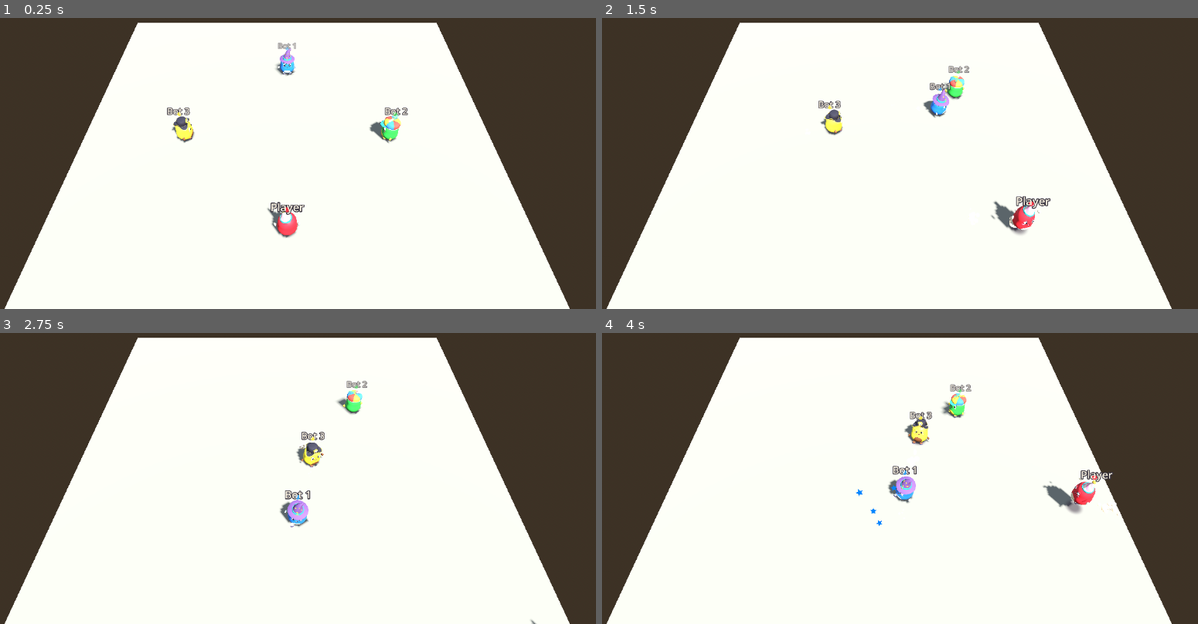
Above: before the commit, frames 1-4 (two rows, left to right).
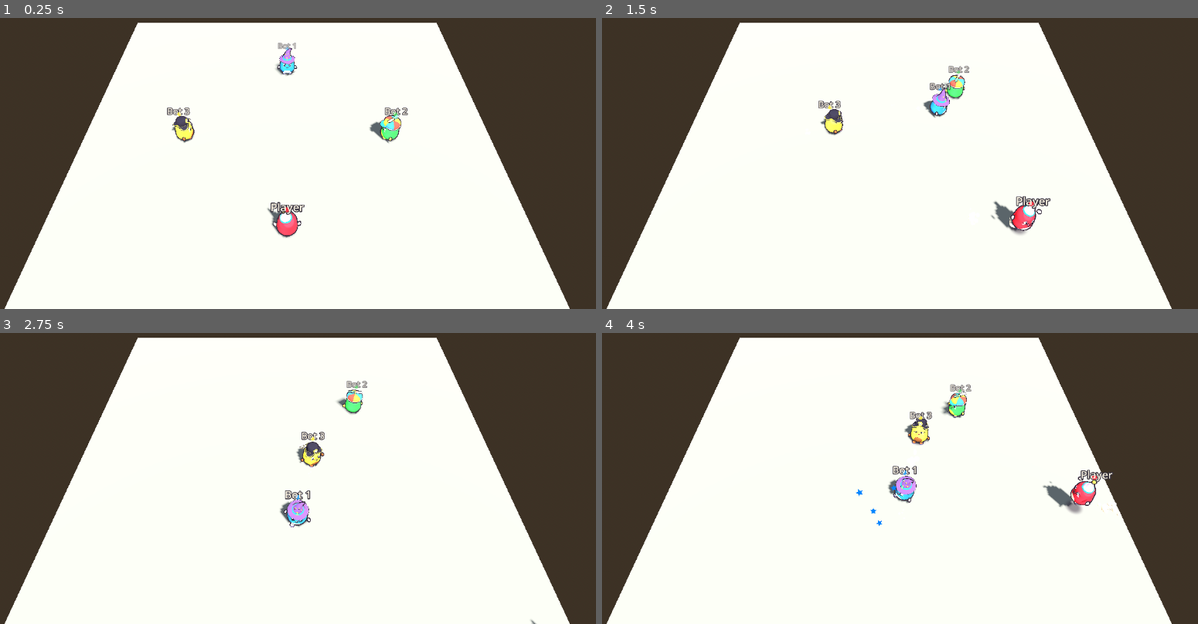
Above: after the commit, the same moments.

Repository: BlackFlow-DK/minigame-mansion
Game: Godot game, scene res://dev/sandbox.tscn
The game is run twice, just before and just after one commit, with the same random seed, the same clock (stepped at 60 frames per second) and the same inputs.
Inputs (mouse positions are in pixels of both pictures, inside the frame that each line leads up to):
- Up to frame 1 (0.25 s): no input
- Up to frame 2 (1.5 s): tap Enter at 0.5 s; move the mouse to (1025, 116) at 0.52 s; hold D (move_right) 0.53-1.28 s; hold E (action) 0.53-1.28 s; click (1025, 116) at 0.67 s; tap Space (jump) at 0.77, 0.8, 1.07, 1.35 s; move the mouse to (762, 151) at 1.27 s; hold S (move_back) from 1.28 s (still down)
- Up to frame 3 (2.75 s): tap Space (jump) at 1.52, 1.82, 2.3 s; tap E (action) at 1.55 s; move the mouse to (351, 373) at 2.02 s; release S (move_back) at 2.03 s; hold D (move_right) from 2.03 s (still down); hold E (action) from 2.03 s (still down)
- Up to frame 4 (4 s): move the mouse to (858, 519) at 2.77 s; release D (move_right) at 2.78 s; release E (action) at 2.78 s; hold W (move_forward) 2.78-3.53 s; tap Tab at 2.85 s; click (858, 519) at 2.92 s; tap Space (jump) at 3.02, 3.32, 3.77, 3.8 s; tap E (action) at 3.05 s; move the mouse to (1072, 501) at 3.52 s; hold A (move_left) from 3.53 s (still down); hold E (action) from 3.53 s (still down)

The runs differ from the first frame. In frame 1, 0.4% of the frame differs, in the area x 28-68%, y 10-76%; in frame 2, 0.5%; in frame 3, 0.3%; in frame 4, 0.5%, in the area x 48-84%, y 20-60%.

Commit message:
Visuals: hand colouring to cosmetics, toon look, dressed pop copy
Removes the tint stopgap; the blob gets the house toon at spawn through
BlobToon (shared Look toon materials per source material), and the cosmetics
component re-applies it after every Cosmetics.apply so tinted surfaces and
new items stay toon. The elimination pop copy is a plain node copy, keeping
tint, toon and worn items. Showcase uses StageLook and dresses the hero.

Co-Authored-By: Claude Opus 5.5 <noreply@anthropic.com>

Diff:
--- a/game/player/anim/blob_rig.gd
+++ b/game/player/anim/blob_rig.gd
@@ -86,16 +86,6 @@
 	return rest.get(part, Vector3.ZERO)
 
 
-## Every MeshInstance3D of the blob itself (not items attached to sockets later).
-func meshes() -> Array[MeshInstance3D]:
-	var out: Array[MeshInstance3D] = []
-	for child in root.get_children():
-		var mi := child as MeshInstance3D
-		if mi and mi.mesh:
-			out.append(mi)
-	return out
-
-
 func _part(n: StringName) -> Node3D:
 	var node := root.get_node_or_null(NodePath(String(n))) as Node3D
 	if node == null:
--- /dev/null
+++ b/game/player/anim/blob_toon.gd
@@ -0,0 +1,59 @@
+class_name BlobToon
+extends RefCounted
+## The house toon look (Look.toon_from) for a blob model and whatever it wears, with one shared
+## toon material per source material instead of a fresh copy per player.
+##
+## Why shared: every blob wearing the same colour/item shows the same material anyway, and a
+## per-instance material that dies together with its MeshInstance3D makes Godot's headless
+## (dummy) renderer print `Parameter "material" is null` when the player is freed. Cached
+## materials outlive the nodes, so that never happens, and 8 players cost no extra materials.
+## Materials are never mutated here or afterwards; a new look means a new cached entry.
+##
+## Callers: the visuals component when it instances the blob, and the cosmetics component after
+## every `Cosmetics.apply` (which swaps in plain tinted materials and plain item meshes).
+
+## Source material -> its toon version (holds both, so neither is freed while cached).
+static var _cache: Dictionary = {}
+
+
+## Gives every MeshInstance3D under `root` (root included) the toon look, reusing cached
+## toon materials. Idempotent: surfaces that are already toon are left alone.
+## Returns the number of surfaces changed.
+static func apply(root: Node3D, outline: bool = true) -> int:
+	if root == null:
+		return 0
+	var meshes: Array[Node] = root.find_children("*", "MeshInstance3D", true, false)
+	if root is MeshInstance3D:
+		meshes.append(root)
+	var changed := 0
+	for node in meshes:
+		var mi := node as MeshInstance3D
+		if mi.mesh == null:
+			continue
+		if mi.material_override:
+			var m := toon_of(mi.material_override, outline)
+			if m != mi.material_override:
+				mi.material_override = m
+				changed += 1
+			continue
+		for s in mi.mesh.get_surface_count():
+			var src := mi.get_active_material(s)
+			if src == null:
+				continue
+			var m := toon_of(src, outline)
+			if m != src:
+				mi.set_surface_override_material(s, m)
+				changed += 1
+	return changed
+
+
+## The shared toon version of `src` (`src` itself if it already is toon or must stay as is).
+static func toon_of(src: Material, outline: bool = true) -> Material:
+	if src.has_meta(Look.TOON_META):
+		return src
+	var key := [src, outline]
+	var cached: Material = _cache.get(key)
+	if cached == null:
+		cached = Look.toon_from(src, outline)
+		_cache[key] = cached
+	return cached
--- a/game/player/components/cosmetics.gd
+++ b/game/player/components/cosmetics.gd
@@ -53,3 +53,6 @@
 	var cosmetics := get_node_or_null(^"/root/Cosmetics")
 	if cosmetics != null:
 		cosmetics.call(&"apply", root, player.loadout)
+	# Tinted copies and fresh items are plain materials: give them the house toon look again
+	# (idempotent and shared per material; untouched surfaces keep the toon from the visuals).
+	BlobToon.apply(root)
--- a/game/player/components/visuals.gd
+++ b/game/player/components/visuals.gd
@@ -4,7 +4,7 @@
 ## in code, on every peer. Owner: character animator.
 ##
 ## It only READS replicated state (global position -> a velocity estimate, `facing`, `alive`,
-## `slot`, `loadout`) and LISTENS to the player events (jumped, landed, shove_started,
+## `slot`) and LISTENS to the player events (jumped, landed, shove_started,
 ## shove_hit, got_hit, stunned, eliminated, respawned). It never writes gameplay state and
 ## ignores `intent`, so a remote copy animates exactly like the authority's.
 ##
@@ -18,22 +18,23 @@
 ## (landing squash, shove, hit, stun, pop-in) -> emotes. The face eases between
 ## BlobExpressions presets, blinks, and glances around or at the nearest other player.
 ##
+## Materials: this component never colours the blob. It gives the model the house toon look
+## once when it instances it (`BlobToon.apply`: shared Look toon materials); the cosmetics
+## component tints the player materials, attaches items under the sockets and re-applies the
+## toon to what it changed.
+## Nothing here writes a material or touches the `Cosmetic_*` items; a flash effect, if one is
+## ever added, must go through `material_overlay`.
+##
 ## Public API (other systems):
 ##   get_model_root() -> Node3D           the blob.glb instance. Sockets HatSocket, FaceSocket,
 ##                                        NeckSocket, BackSocket and the PlayerPrimary /
 ##                                        PlayerSecondary materials live under it and stay put.
-##   apply_tint(primary, secondary)       recolour the player materials (cosmetics can take over)
 ##   play_emote(name, loop := false) -> bool   &"cheer", &"wave", &"sad"; false if unknown
 ##   stop_emote()
 ##   set_look_target(target)              Node3D or world Vector3 to look at; null = glance around
 ##   set_expression(name, seconds := -1.0)     force a BlobExpressions preset; &"" releases it
 ##   get_reaction() / get_expression() / get_emote()   what is showing now (tests, debugging)
 
-## Default primary colour per slot when `loadout` has none (secondary: DEFAULT_SECONDARY).
-const DEFAULT_PRIMARY: Array[String] = [
-	"#ff5a5f", "#3fa9f5", "#62c370", "#ffc93c", "#a26bff", "#ff8c42", "#2ec4b6", "#f7f7f7",
-]
-const DEFAULT_SECONDARY := "#fff4e6"
 const EMOTES: Dictionary = {&"cheer": 1.8, &"wave": 1.8, &"sad": 2.2}  # name -> seconds
 
 const SHOVE_TIME := 0.4
@@ -125,11 +126,11 @@
 		return
 	_rig.root.name = "Blob"
 	_motion.add_child(_rig.root)
+	BlobToon.apply(_rig.root)
 	if player == null:
 		return
 	_rng.seed = hash(player.slot) + 7919
 	_blink_in = _rng.randf_range(0.5, 3.0)
-	_tint_from_loadout()
 	_snap_to_player()
 	player.jumped.connect(_on_jumped)
 	player.landed.connect(_on_landed)
@@ -144,33 +145,12 @@
 
 # --- Public API ------------------------------------------------------------------------
 
-## The blob.glb instance. Cosmetics tint its PlayerPrimary/PlayerSecondary materials and
-## attach items to its HatSocket/FaceSocket/NeckSocket/BackSocket children; both stay stable.
+## The blob.glb instance. The cosmetics component tints its PlayerPrimary/PlayerSecondary
+## materials and attaches items to its HatSocket/FaceSocket/NeckSocket/BackSocket children;
+## both stay stable (the visuals never replace them).
 ## Its own transform is animated (squash-and-stretch), so attach under the sockets, not beside it.
 func get_model_root() -> Node3D:
 	return _rig.root if _rig else null
-
-
-## Recolours this blob's PlayerPrimary / PlayerSecondary surfaces with per-instance copies
-## (the shared imported materials, and their names, are left untouched).
-func apply_tint(primary: Color, secondary: Color) -> void:
-	if _rig == null:
-		return
-	for mi in _rig.meshes():
-		for i in mi.mesh.get_surface_count():
-			var base := mi.mesh.surface_get_material(i) as BaseMaterial3D
-			if base == null:
-				continue
-			var colour: Color
-			if base.resource_name == "PlayerPrimary":
-				colour = primary
-			elif base.resource_name == "PlayerSecondary":
-				colour = secondary
-			else:
-				continue
-			var copy := base.duplicate() as BaseMaterial3D
-			copy.albedo_color = colour
-			mi.set_surface_override_material(i, copy)
 
 
 ## Plays `emote` (&"cheer", &"wave", &"sad") on top of whatever the blob is doing.
@@ -224,17 +204,6 @@
 ## &"land", &"air", &"emote", &"run" or &"idle".
 func get_reaction() -> StringName:
 	return _reaction
-
-
-# --- Tint --------------------------------------------------------------------------------
-
-## Colours from `player.loadout` (`primary`/`secondary` hex), else a per-slot default.
-## The one place the visuals colour the blob; the cosmetics system may take this over.
-func _tint_from_loadout() -> void:
-	var slot_primary := Color(DEFAULT_PRIMARY[posmod(player.slot, DEFAULT_PRIMARY.size())])
-	var primary := Color.from_string(str(player.loadout.get("primary", "")), slot_primary)
-	var secondary := Color.from_string(str(player.loadout.get("secondary", "")), Color(DEFAULT_SECONDARY))
-	apply_tint(primary, secondary)
 
 
 # --- Events ------------------------------------------------------------------------------
@@ -315,10 +284,12 @@
 
 ## The real blob is hidden the moment a player is eliminated (Player hides itself), so the
 ## shrink-pop plays on a copy of the model left behind in the world, which frees itself.
+## A plain node-by-node copy (no re-instancing from blob.glb), so it keeps the tint, the toon
+## materials and the worn items exactly as they are on the player.
 func _spawn_pop_ghost() -> void:
 	if _rig == null or not is_inside_tree() or player.get_parent() == null:
 		return
-	var ghost := _rig.root.duplicate() as Node3D
+	var ghost := _rig.root.duplicate(Node.DUPLICATE_SIGNALS | Node.DUPLICATE_GROUPS | Node.DUPLICATE_SCRIPTS) as Node3D
 	player.get_parent().add_child(ghost)
 	ghost.name = "%sPop" % player.name
 	ghost.global_transform = _rig.root.global_transform
--- a/game/player/dev/showcase_anim.gd
+++ b/game/player/dev/showcase_anim.gd
@@ -14,9 +14,10 @@
 	&"cheer", &"wave", &"sad", &"pop", &"respawn",
 ]
 const TOUR_FRAMES := 170
+## The hero wears one item in every slot, so the shots show items following the animation.
 const LOADOUTS: Array[Dictionary] = [
-	{"primary": "#ff5a5f", "secondary": "#ffe0c2"},
-	{"primary": "#3fa9f5", "secondary": "#d6ecff"},
+	{"primary": "#e0303a", "secondary": "#fff1c1", "hat": "top_hat", "face": "round_glasses", "neck": "scarf", "back": "cape"},
+	{"primary": "#2f7fe0", "secondary": "#cde8ff", "hat": "wizard", "face": "", "neck": "", "back": ""},
 ]
 
 var hero: Player
--- a/game/player/dev/showcase_anim.tscn
+++ b/game/player/dev/showcase_anim.tscn
@@ -1,26 +1,7 @@
 [gd_scene format=3]
 
 [ext_resource type="Script" path="res://player/dev/showcase_anim.gd" id="1_script"]
-
-[sub_resource type="ProceduralSkyMaterial" id="ProceduralSkyMaterial_sky"]
-sky_top_color = Color(0.46, 0.62, 0.86, 1)
-sky_horizon_color = Color(0.78, 0.82, 0.9, 1)
-ground_bottom_color = Color(0.36, 0.33, 0.3, 1)
-ground_horizon_color = Color(0.78, 0.82, 0.9, 1)
-
-[sub_resource type="Sky" id="Sky_main"]
-sky_material = SubResource("ProceduralSkyMaterial_sky")
-
-[sub_resource type="Environment" id="Environment_main"]
-background_mode = 2
-sky = SubResource("Sky_main")
-ambient_light_source = 3
-ambient_light_energy = 0.9
-reflected_light_source = 2
-tonemap_mode = 4
-ssao_enabled = true
-ssao_radius = 0.6
-ssao_intensity = 1.2
+[ext_resource type="PackedScene" path="res://look/stage_look.tscn" id="2_look"]
 
 [sub_resource type="BoxShape3D" id="BoxShape3D_ground"]
 size = Vector3(60, 1, 60)
@@ -35,19 +16,8 @@
 [node name="ShowcaseAnim" type="Node3D"]
 script = ExtResource("1_script")
 
-[node name="WorldEnvironment" type="WorldEnvironment" parent="."]
-environment = SubResource("Environment_main")
-
-[node name="Sun" type="DirectionalLight3D" parent="."]
-rotation = Vector3(-0.85, 0.55, 0)
-light_energy = 1.1
-shadow_enabled = true
-directional_shadow_max_distance = 30.0
-
-[node name="Fill" type="DirectionalLight3D" parent="."]
-rotation = Vector3(-0.35, -2.4, 0)
-light_color = Color(0.8, 0.86, 1, 1)
-light_energy = 0.35
+[node name="StageLook" parent="." instance=ExtResource("2_look")]
+preset = 1
 
 [node name="Ground" type="StaticBody3D" parent="."]
 position = Vector3(0, -0.5, 0)
--- a/game/tests/test_visuals.gd
+++ b/game/tests/test_visuals.gd
@@ -32,7 +32,7 @@
 		p.intent.jump_held = true
 
 
-func test_model_has_all_parts_sockets_and_tint() -> void:
+func test_model_has_all_parts_and_sockets() -> void:
 	var p := spawn_arena(1)[0]
 	var vis := _vis(p)
 	var root := vis.get_model_root()
@@ -50,19 +50,75 @@
 		if assert_true(node != null, "socket %s" % s):
 			assert_near(node.position, sockets[s], 0.001, "socket %s position" % s)
 	assert_true(vis.find_child("Placeholder", true, false) == null, "placeholder capsule is gone")
-	# Player materials: per-instance copies that keep their names, tinted from the loadout.
+
+
+## The surface of `mesh` that uses `material_name` as shown now (override or mesh material).
+func _shown(mesh: MeshInstance3D, material_name: String) -> BaseMaterial3D:
+	for i in mesh.mesh.get_surface_count():
+		var src := mesh.mesh.surface_get_material(i)
+		if src and src.resource_name == material_name:
+			return mesh.get_active_material(i) as BaseMaterial3D
+	return null
+
+
+## Every surface under `node` shows a toon material.
+func _all_toon(node: Node) -> bool:
+	var meshes: Array[Node] = node.find_children("*", "MeshInstance3D", true, false)
+	if node is MeshInstance3D:
+		meshes.append(node)
+	for n in meshes:
+		var mi := n as MeshInstance3D
+		for i in mi.mesh.get_surface_count():
+			var m := mi.get_active_material(i)
+			if m is BaseMaterial3D and not m.has_meta(Look.TOON_META):
+				return false
+	return meshes.size() > 0
+
+
+func test_cosmetics_dress_the_model_toon_shaded() -> void:
+	var p := spawn_arena(2)[0]
+	await step(2)
+	var root := _vis(p).get_model_root()
 	var body := root.get_node("Body") as MeshInstance3D
-	var seen := {}
-	for i in body.mesh.get_surface_count():
-		var mat := body.get_active_material(i) as BaseMaterial3D
-		if mat == null:
-			continue
-		seen[mat.resource_name] = true
-		if mat.resource_name == "PlayerPrimary":
-			var want := Color(str(p.loadout["primary"]))
-			assert_true(mat.albedo_color.is_equal_approx(want), "primary tint %s, got %s" % [want, mat.albedo_color])
-			assert_true(body.mesh.surface_get_material(i) != mat, "tint is a per-instance copy")
-	assert_true(seen.has("PlayerPrimary") and seen.has("PlayerSecondary"), "body keeps both player materials")
+	var primary := _shown(body, "PlayerPrimary")
+	assert_true(primary.albedo_color.is_equal_approx(Color(str(p.loadout["primary"]))), "loadout colour shown")
+	assert_true(primary.has_meta(Look.TOON_META), "tinted body is toon")
+	var hat := root.get_node_or_null("HatSocket/Cosmetic_hat")
+	if assert_true(hat != null, "default hat worn"):
+		assert_true(_all_toon(hat), "hat is toon")
+	assert_true(_all_toon(root), "whole dressed blob is toon")
+	# Wardrobe/lobby change later: new colour and new items, still toon everywhere.
+	var loadout := p.loadout.duplicate()
+	loadout["primary"] = "#26306b"
+	loadout["hat"] = "crown"
+	loadout["face"] = "round_glasses"
+	loadout["neck"] = "scarf"
+	loadout["back"] = "cape"
+	p.loadout = loadout
+	await step(3)
+	assert_true(_shown(body, "PlayerPrimary").albedo_color.is_equal_approx(Color("#26306b")), "new colour")
+	for item: String in ["HatSocket/Cosmetic_hat", "FaceSocket/Cosmetic_face", "NeckSocket/Cosmetic_neck", "BackSocket/Cosmetic_back"]:
+		assert_true(root.get_node_or_null(item) != null, "%s worn" % item)
+	assert_true(_all_toon(root), "still toon after the change")
+
+
+func test_pop_copy_keeps_tint_and_items() -> void:
+	var p := spawn_arena(2)[0]
+	await step(3)
+	var colour := Color(str(p.loadout["primary"]))
+	var before := p.get_parent().get_children()
+	p.eliminate(&"test")
+	await step(1)
+	var ghost: Node3D = null
+	for n in p.get_parent().get_children():
+		if not before.has(n):
+			ghost = n as Node3D
+	if not assert_true(ghost != null, "pop copy exists"):
+		return
+	var body := ghost.get_node("Body") as MeshInstance3D
+	assert_true(_shown(body, "PlayerPrimary").albedo_color.is_equal_approx(colour), "copy keeps the tint")
+	assert_true(ghost.get_node_or_null("HatSocket/Cosmetic_hat") != null, "copy keeps the hat")
+	assert_true(_all_toon(ghost), "copy is toon")
 
 
 func test_idle_settles_at_rest_scale() -> void:
Not shown, added: game/player/anim/blob_toon.gd.uid
